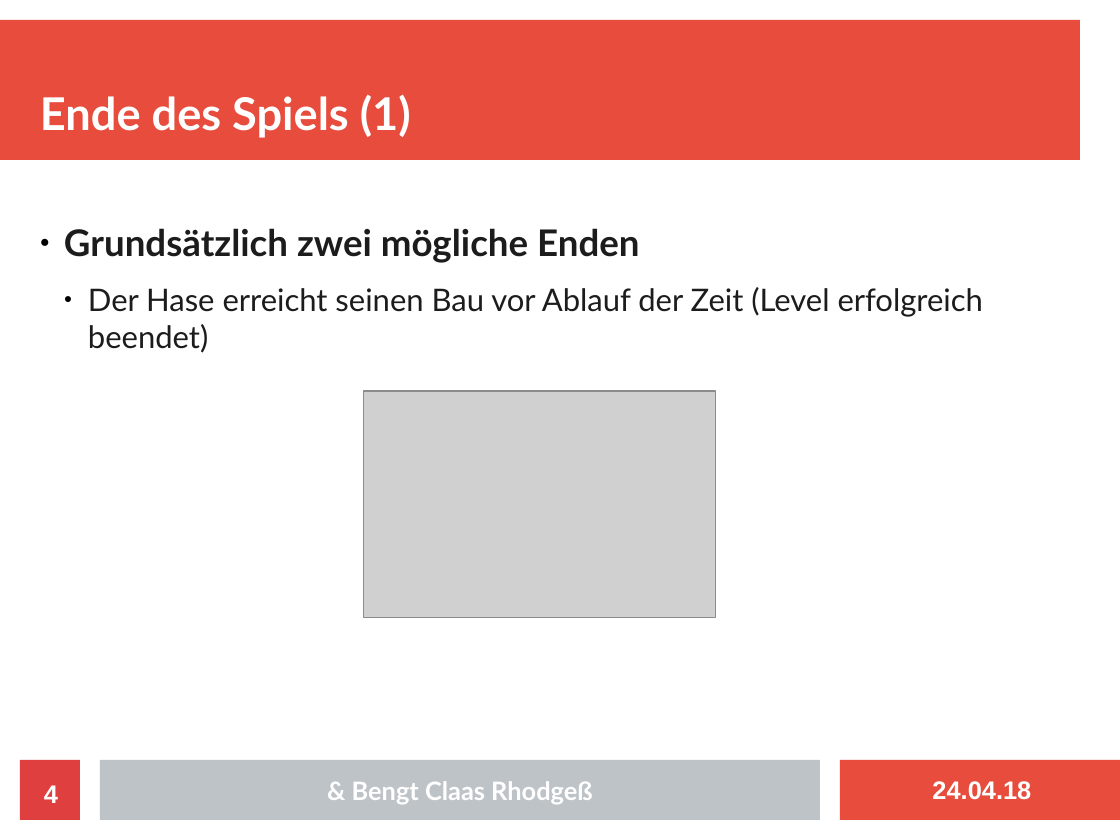
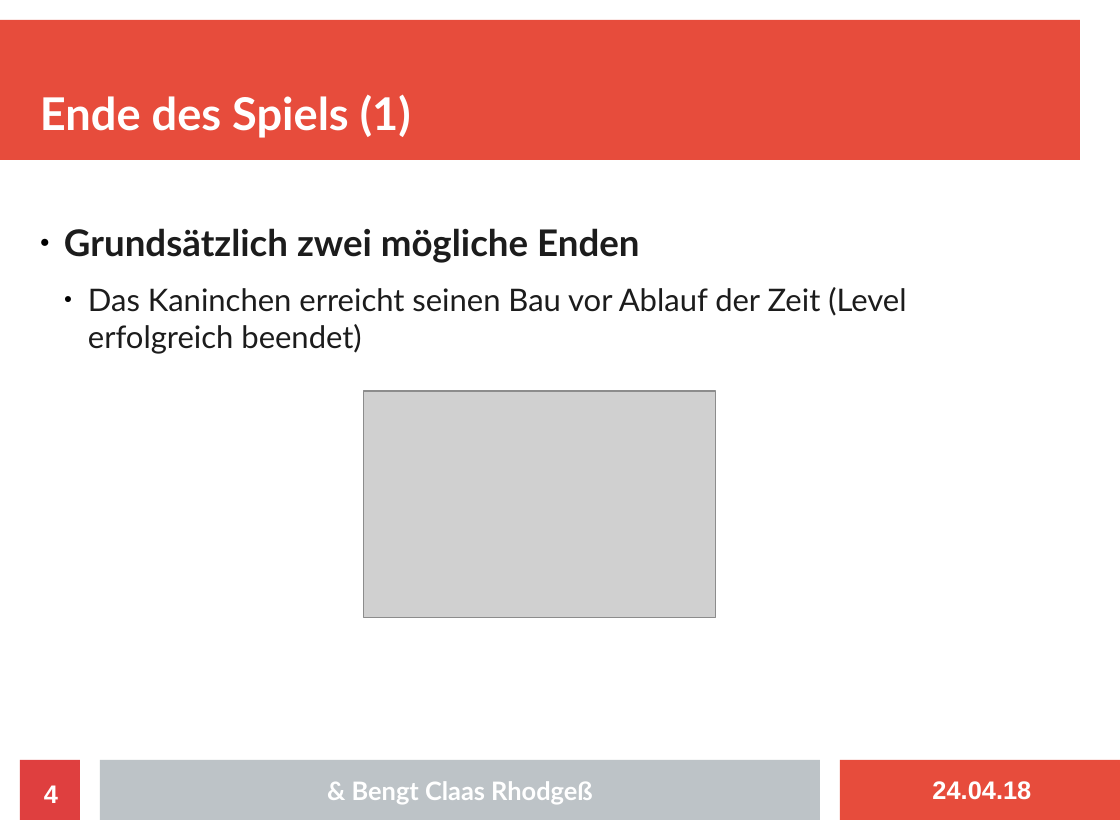
Before and after one commit to kodehat/webtech, a slide deck: slide 4 of doc/Präsentation/RabbitRinth.odp. Drawn at 1120x840 pixels with LibreOffice and Linux fonts; fonts in the diff are those of the drawing; grey boxes stand for pictures. Boxes give left, top, right and bottom in pixels: in the first picture for what was removed or moved away, otherwise in the second. Text is boxed around its words. In the diff, an @@ line names an element or a change of style, - is before the commit and + after.

```diff
--- a/doc/Präsentation/RabbitRinth.odp
+++ b/doc/Präsentation/RabbitRinth.odp
@@ text at bbox=[88, 287, 906, 354]: text changed @@
-  ● Der Hase erreicht seinen Bau vor Ablauf der Zeit (Level erfolgreich beendet)
+  ● Das Kaninchen erreicht seinen Bau vor Ablauf der Zeit (Level erfolgreich beendet)
```
Also in this commit, not shown: 2 other slides changed.
